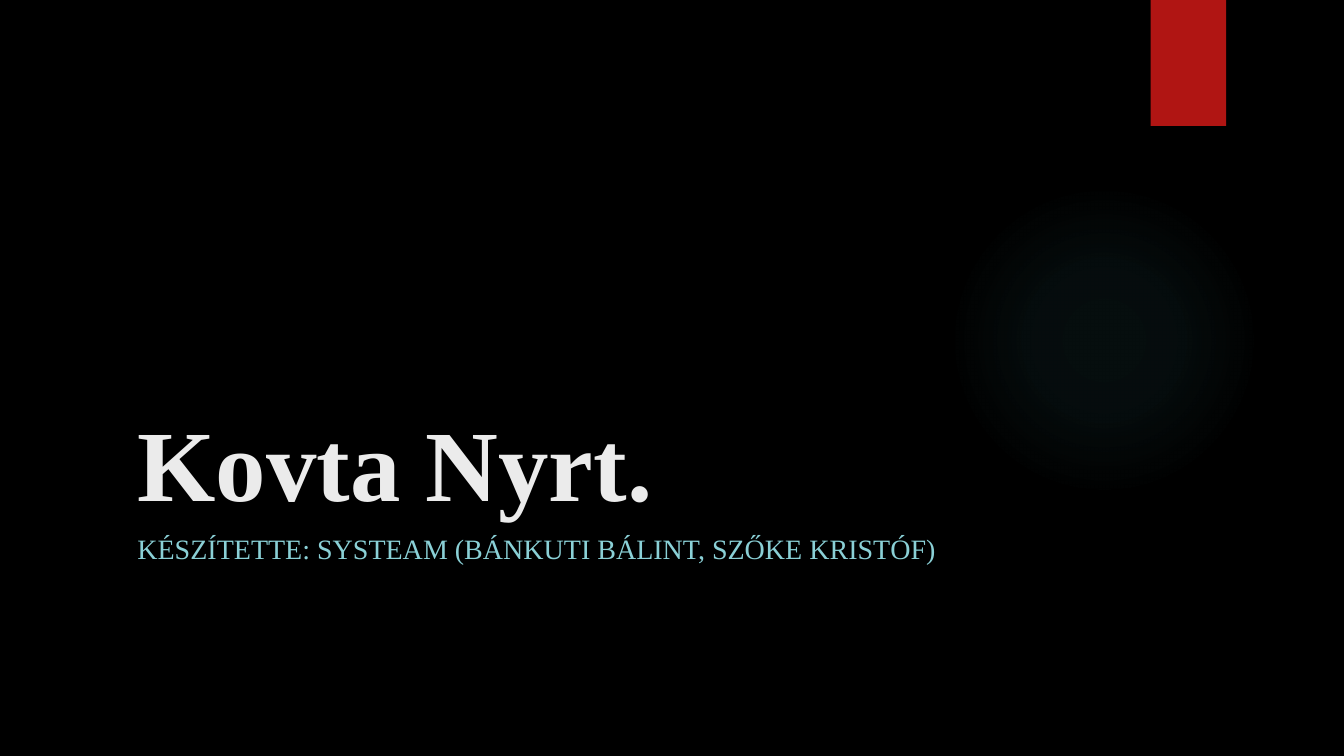
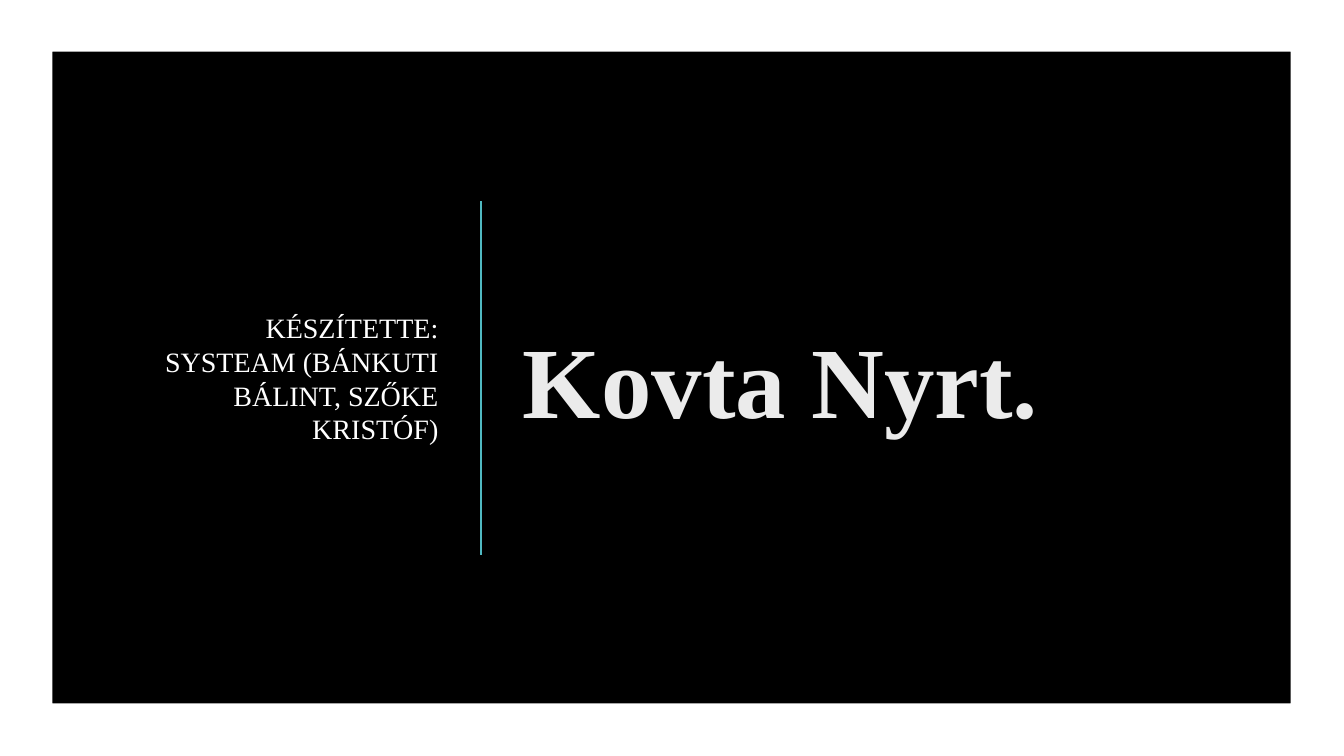
Before and after one commit to BalintBiro-hub/SysTeam, a slide deck: slide 1 of Kovta_Nyrt_HU.pptx. Drawn at 1344x756 pixels with LibreOffice and Linux fonts; fonts in the diff are those of the drawing; background and template pictures are left out. Boxes give left, top, right and bottom in pixels: in the first picture for what was removed or moved away, otherwise in the second. Text is boxed around its words. In the diff, an @@ line names an element or a change of style, - is before the commit and + after.

```diff
--- a/Kovta_Nyrt_HU.pptx
+++ b/Kovta_Nyrt_HU.pptx
@@ rectangle added at [0,0,1344,756], fill #000000 @@
@@ freeform shape added at [0,0,1344,756], fill #FFFFFF @@
@@ subtitle "KÉSZÍTETTE: SYSTEAM (BÁNKUTI BÁLINT, SZŐKE ...": place and size @@
-subtitle "KÉSZÍTETTE: SYSTEAM (BÁNKUTI BÁLINT, SZŐKE ..." at [137,538,935,565]
+subtitle "KÉSZÍTETTE: SYSTEAM (BÁNKUTI BÁLINT, SZŐKE ..." at [165,317,439,445]
@@ subtitle "KÉSZÍTETTE: SYSTEAM (BÁNKUTI BÁLINT, SZŐKE ..." at [165,317,439,445]: text colour #8AD0D6 to #FFFFFF; alignment left to right; vertical alignment top to middle @@
@@ title "Kovta Nyrt.": place and size @@
-title "Kovta Nyrt." at [137,435,653,521]
+title "Kovta Nyrt." at [523,352,1038,438]
@@ title "Kovta Nyrt." at [523,352,1038,438]: vertical alignment bottom to middle @@
@@ line added from (481, 202) to (481, 555), #50B9C1 1.5 pt @@
@@ ellipse removed at [949,185,1259,495] @@
```
Also in this commit, not shown: 2 other slides changed, 1 other file.
